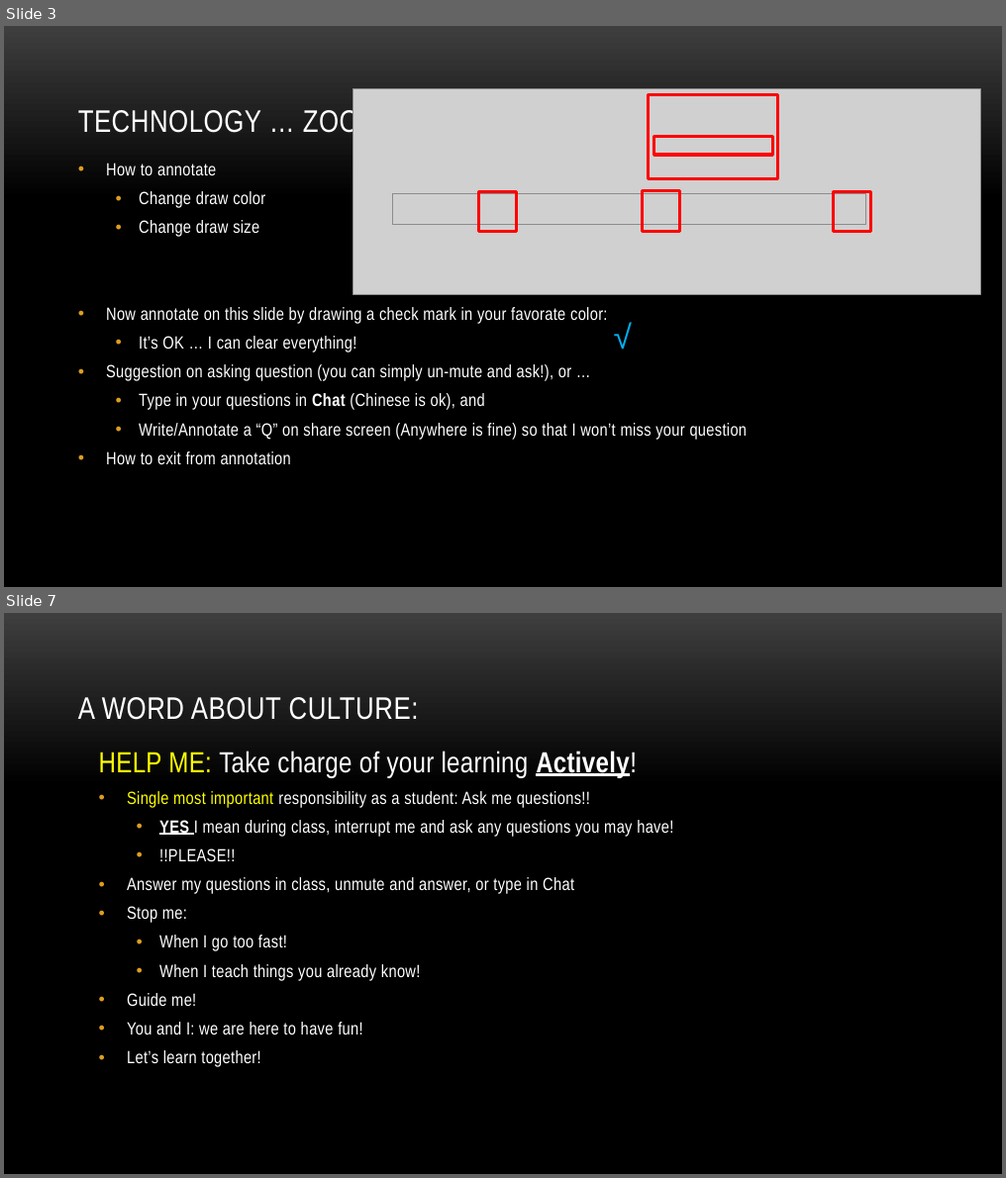
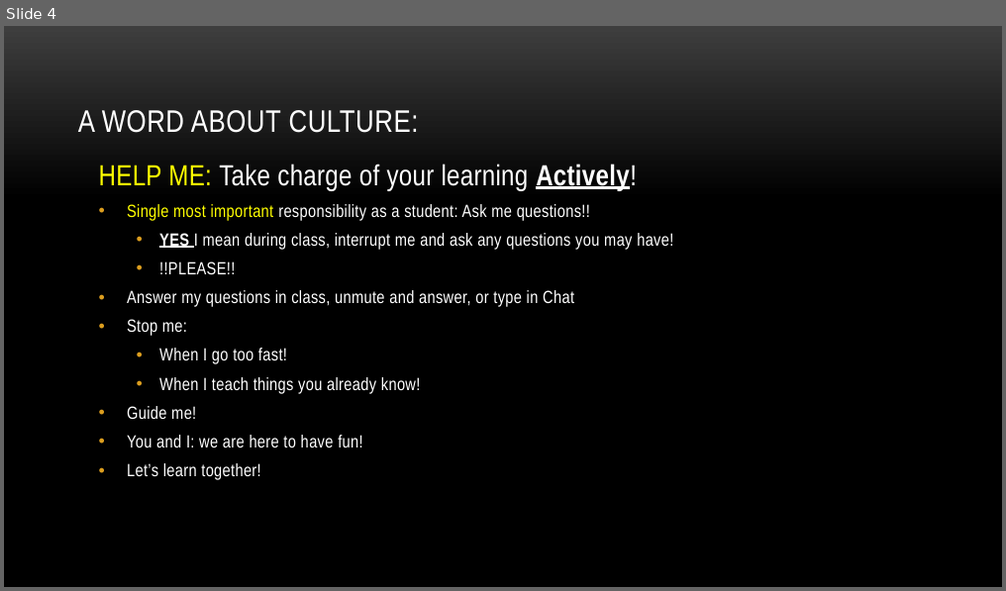
Before and after one commit to myuwbclasses/IntroGameDev-XJTU, a slide deck: PPT/Intro.pptx. Shown one above the other, each under a label of ours: slides 3 and 7 before the commit, slide 4 after it; the slides between them are not shown. The pictures are 1006x1178 and 1006x591 pixels, drawn with LibreOffice and Linux fonts; fonts in the diff are those of the drawing; grey boxes stand for pictures; background and template pictures are left out. Boxes give left, top, right and bottom in pixels: in the first picture for what was removed or moved away, otherwise in the second. Text is boxed around its words. In the diff, an @@ line names an element or a change of style, - is before the commit and + after.

```diff
--- a/PPT/Intro.pptx
+++ b/PPT/Intro.pptx
@@ slide 3 removed at [4,26,1002,587], background picture (left out) @@
@@ title removed at [78,106,381,138] @@
-TECHNOLOGY … ZOOM
@@ picture removed at [353,88,981,294] @@
@@ rectangle removed at [648,95,777,178] @@
@@ rectangle removed at [654,136,773,155] @@
@@ text removed at [106,163,747,465] @@
-• How to annotate
-  • Change draw color
-  • Change draw size
-• Now annotate on this slide by drawing a check mark in your favorate color:
-  • It’s OK … I can clear everything!
-• Suggestion on asking question (you can simply un-mute and ask!), or …
-  • Type in your questions in Chat (Chinese is ok), and
-  • Write/Annotate a “Q” on share screen (Anywhere is fine) so that I won’t miss your question
-• How to exit from annotation
@@ picture removed at [392,193,866,225] @@
@@ rectangle removed at [478,191,516,232] @@
@@ rectangle removed at [643,190,680,231] @@
@@ rectangle removed at [834,191,871,232] @@
@@ text removed at [607,312,662,360] @@
-√
@@ what was slide 7 is now slide 4 @@
```
Also in this commit, not shown: 7 slides changed, 1 slide added, 2 other slides removed, 3 other files.
